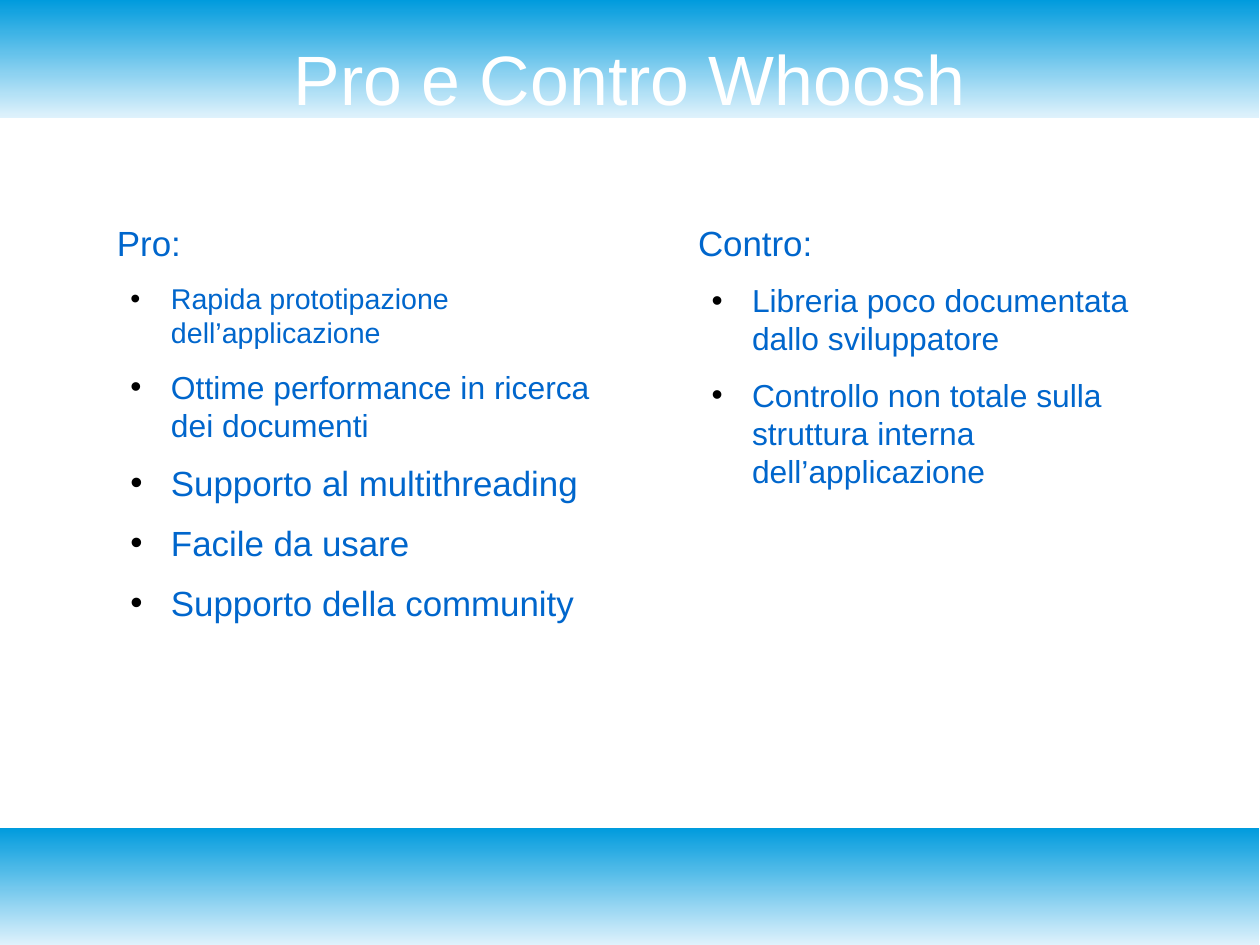
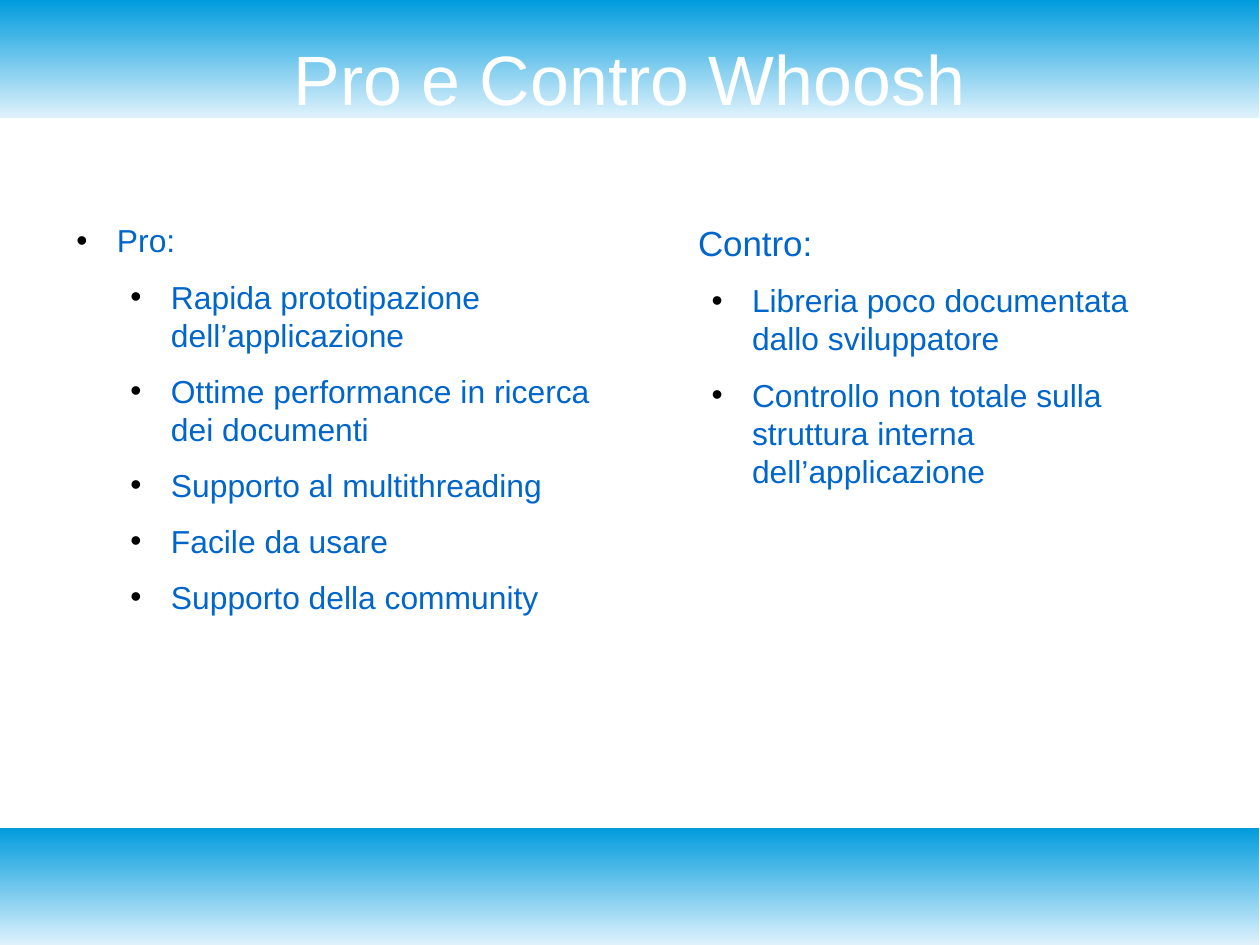
Before and after one commit to enrico404/SearchEngineForDblp, a slide deck: slide 3 of DocDblpSearchEngine.odp. Drawn at 1260x945 pixels with LibreOffice and Linux fonts; fonts in the diff are those of the drawing. Boxes give left, top, right and bottom in pixels: in the first picture for what was removed or moved away, otherwise in the second. Text is boxed around its words. In the diff, an @@ line names an element or a change of style, - is before the commit and + after.

```diff
--- a/DocDblpSearchEngine.odp
+++ b/DocDblpSearchEngine.odp
@@ text at <box>117,230,542,615</box>: size 22 to 20 pt in "Pro:", "Supporto al multithreading", "Facile da usare", "Supporto della community"; size 18 to 20 pt in "Rapida prototipazione dell’applicazione"; bullet none to •; less space between paragraphs @@
```
Also in this commit, not shown: 3 other slides changed, 1 slide added, 1 other file.
